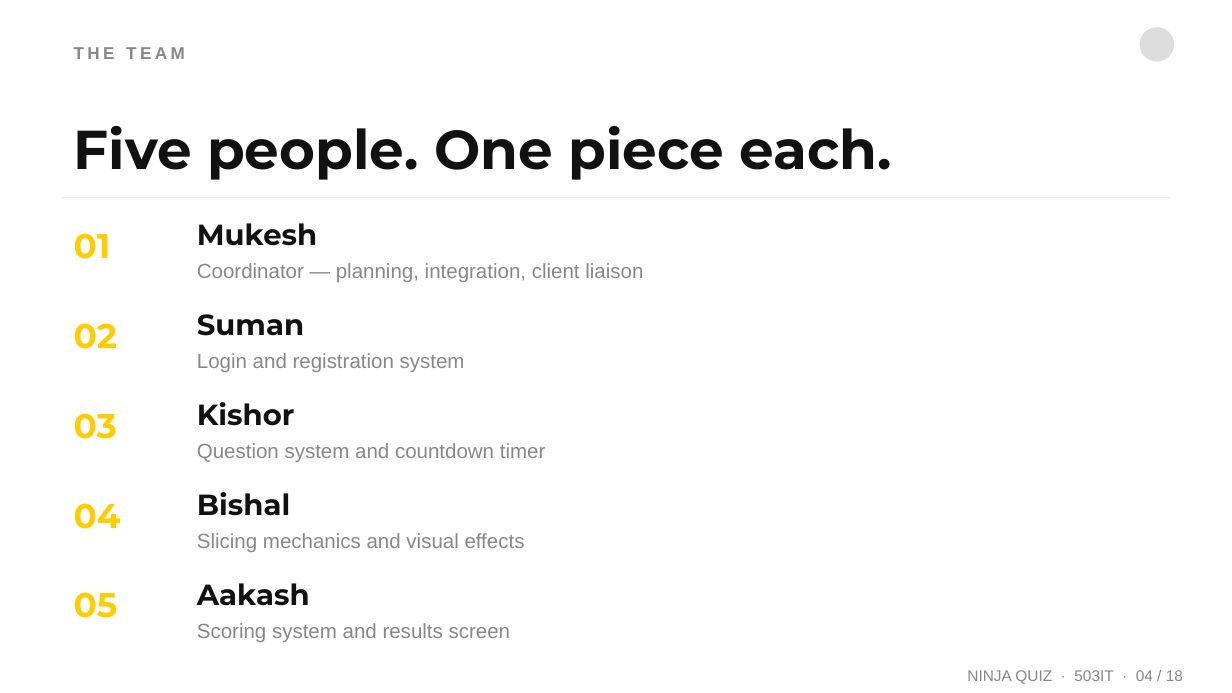
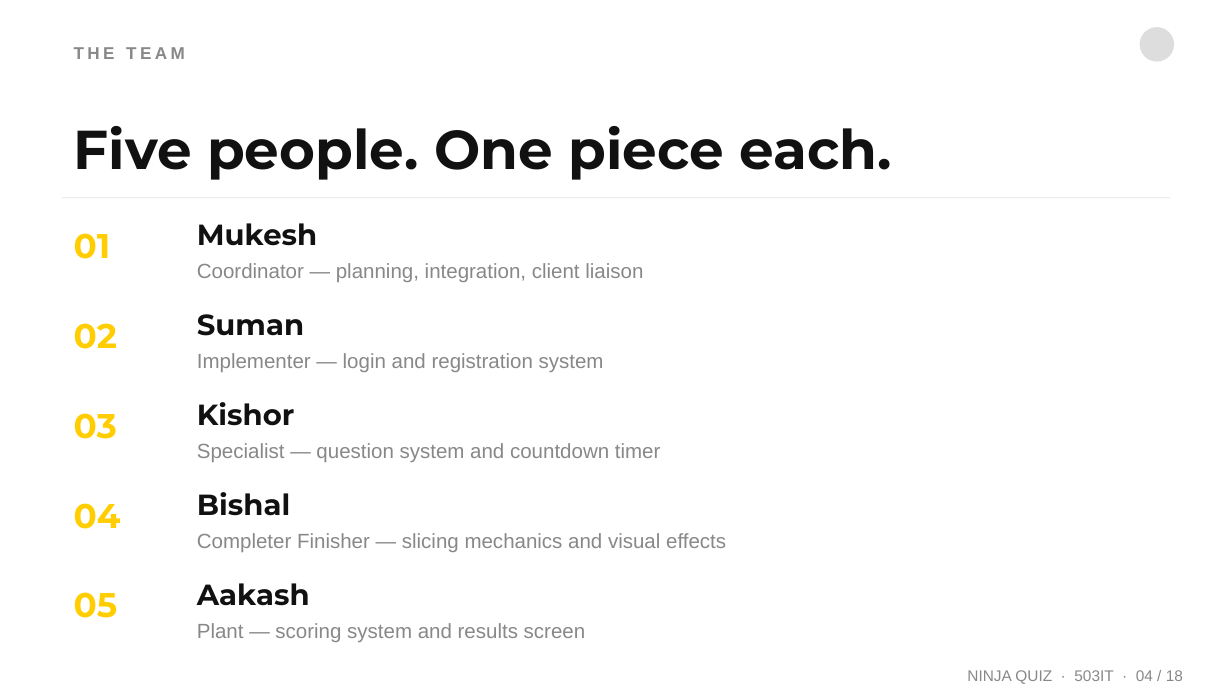
Before and after one commit to wlaa41/CoventryUniversity_503IT_Originals, a slide deck: slide 4 of NinjaQuiz-Presentation.pptx. Drawn at 1232x693 pixels with LibreOffice and Linux fonts; fonts in the diff are those of the drawing. Boxes give left, top, right and bottom in pixels: in the first picture for what was removed or moved away, otherwise in the second. Text is boxed around its words. In the diff, an @@ line names an element or a change of style, - is before the commit and + after.

Commit message:
pptx: add Belbin roles to all team members on slide 4

```diff
--- a/NinjaQuiz-Presentation.pptx
+++ b/NinjaQuiz-Presentation.pptx
@@ text at (197,353,604,372): text changed @@
-Login and registration system
+Implementer — login and registration system
@@ text at (197,443,661,462): text changed @@
-Question system and countdown timer
+Specialist — question system and countdown timer
@@ text at (197,533,726,552): text changed @@
-Slicing mechanics and visual effects
+Completer Finisher — slicing mechanics and visual effects
@@ text at (197,623,586,642): text changed @@
-Scoring system and results screen
+Plant — scoring system and results screen
```
